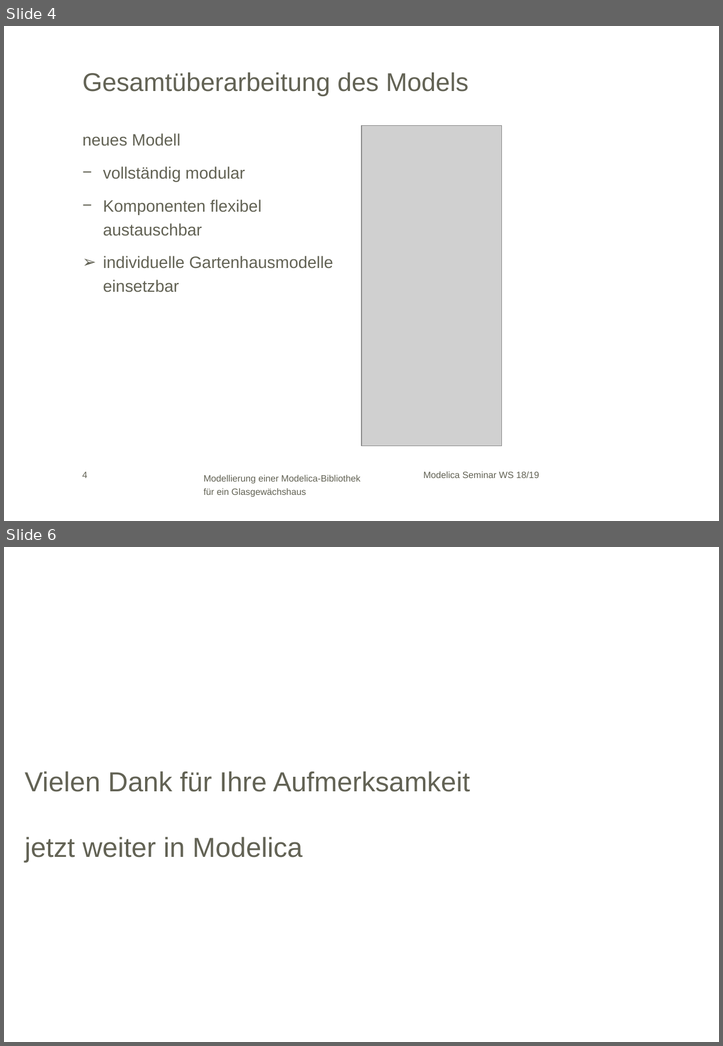
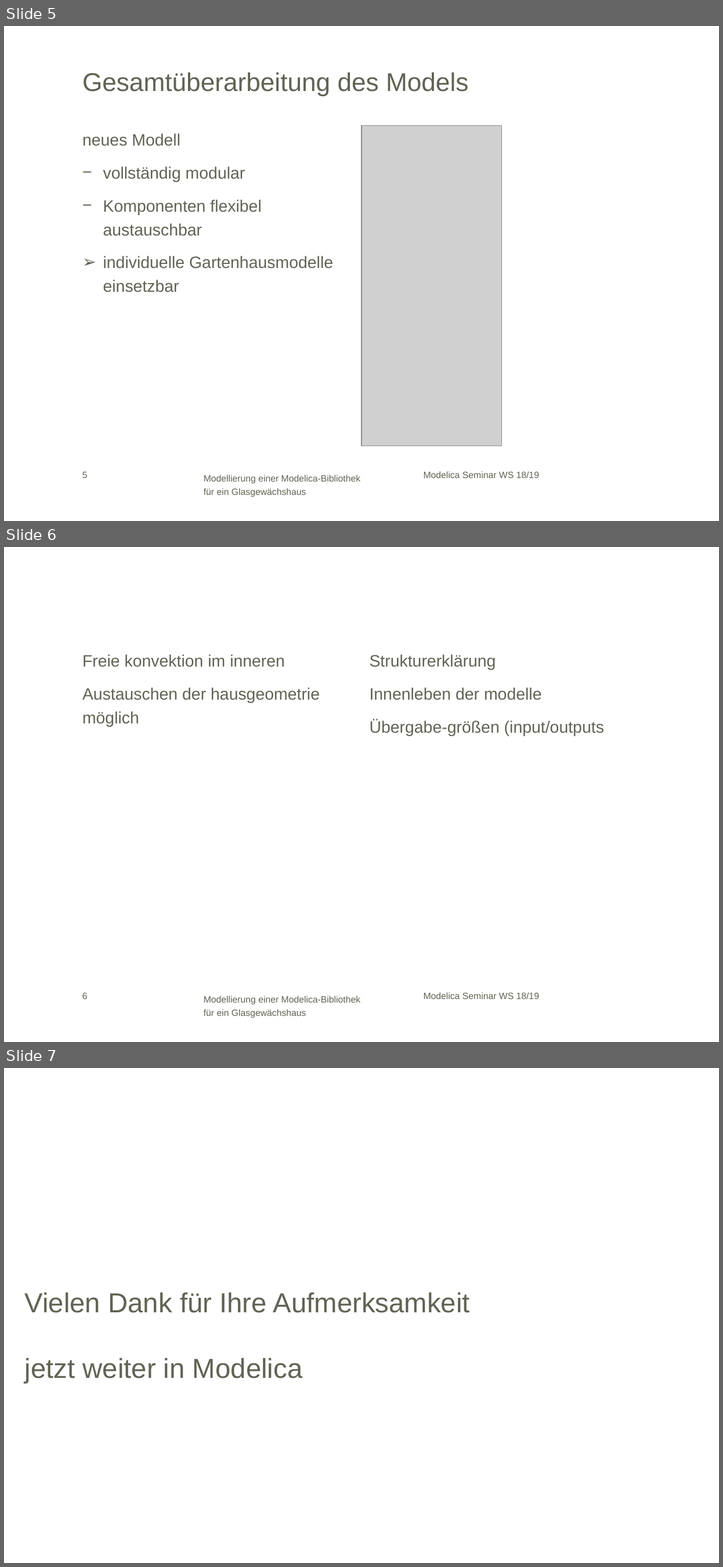
Before and after one commit to HeikoBielik/gewXhouse, a slide deck: Modelica WS 18_19_V3_edited_by_harry.pptx. Shown one above the other, each under a label of ours: slides 4 and 6 before the commit, slides 5, 6 and 7 after it; the slides between them are not shown. The pictures are 723x1046 and 723x1567 pixels, drawn with LibreOffice and Linux fonts; fonts in the diff are those of the drawing; grey boxes stand for pictures; background and template pictures are left out. Boxes give left, top, right and bottom in pixels: in the first picture for what was removed or moved away, otherwise in the second. Text is boxed around its words. In the diff, an @@ line names an element or a change of style, - is before the commit and + after.

```diff
--- a/Modelica WS 18_19_V3_edited_by_harry.pptx
+++ b/Modelica WS 18_19_V3_edited_by_harry.pptx
@@ slide 6 added at [4, 547, 719, 1042], background #FFFFFF; not listed: 3 template elements that a slide beside it also shows @@
@@ text added at [82, 654, 320, 727], 18 pt, text #626254 @@
+Freie konvektion im inneren
+Austauschen der hausgeometrie möglich
@@ text added at [369, 654, 604, 736], 18 pt, text #626254 @@
+Strukturerklärung
+Innenleben der modelle
+Übergabe-größen (input/outputs
@@ what was slide 4 is now slide 5 @@
@@ page number at [82, 471, 88, 478]: text changed @@
-4
+5
@@ what was slide 6 is now slide 7 @@
```
Also in this commit, not shown: 1 other slide added, 1 slide removed, 1 other file.
